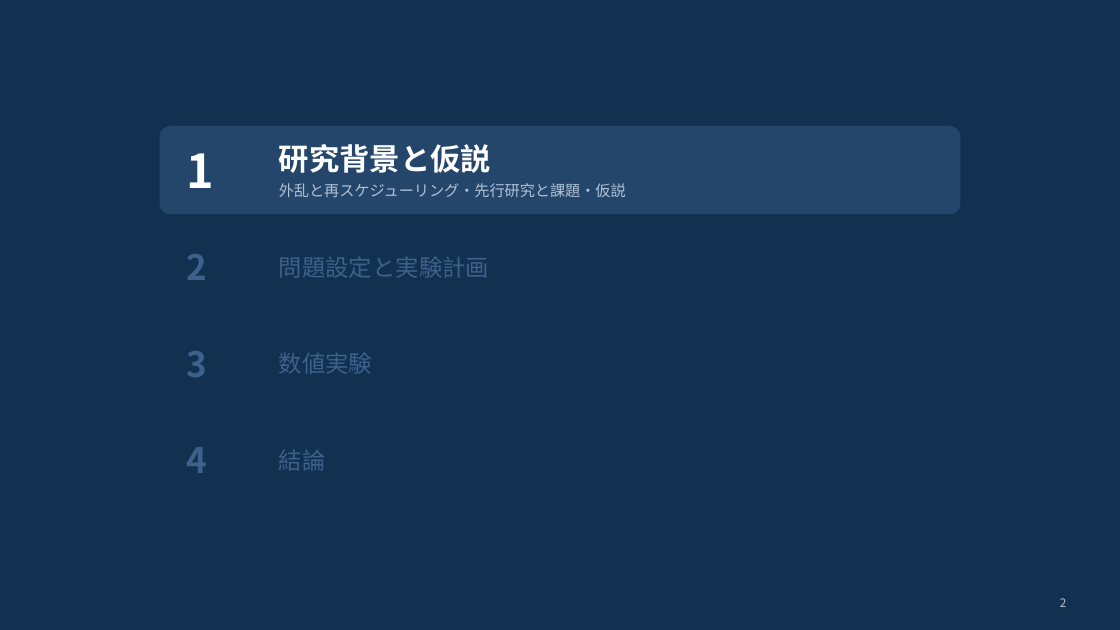
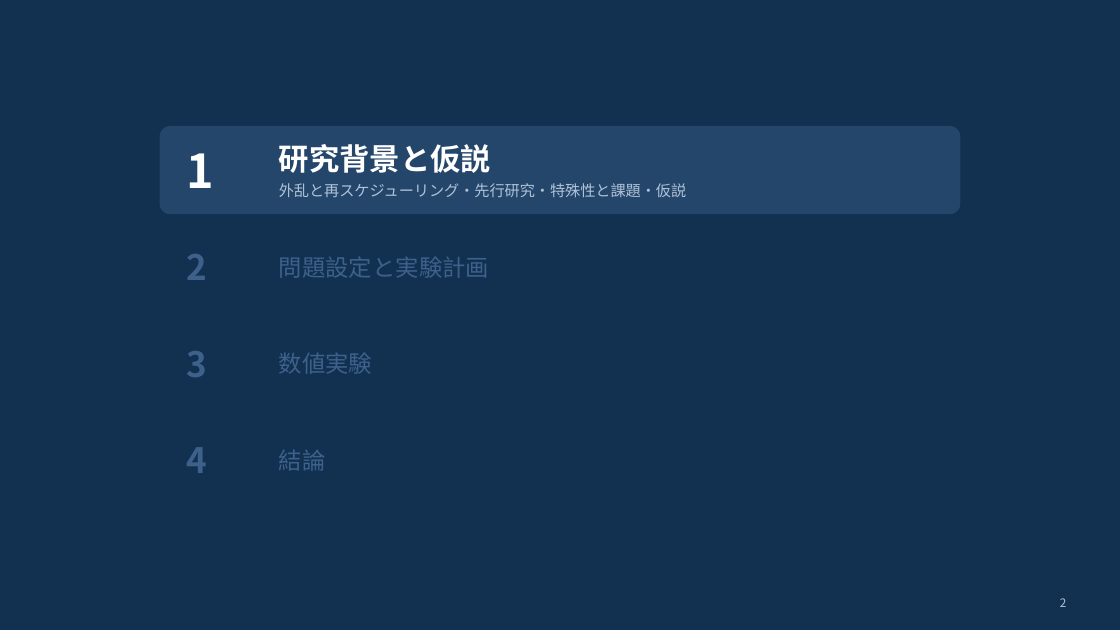
Before and after one commit to kitotakumi/stability_scheduling, a slide deck: slide 2 of doc/presentation_materials/JIMA2026fall_発表.pptx. Drawn at 1120x630 pixels with LibreOffice and Linux fonts; fonts in the diff are those of the drawing. Boxes give left, top, right and bottom in pixels: in the first picture for what was removed or moved away, otherwise in the second. Text is boxed around its words. In the diff, an @@ line names an element or a change of style, - is before the commit and + after.

```diff
--- a/doc/presentation_materials/JIMA2026fall_発表.pptx
+++ b/doc/presentation_materials/JIMA2026fall_発表.pptx
@@ text at bbox=[279, 183, 686, 197]: text changed @@
-外乱と再スケジューリング・先行研究と課題・仮説
+外乱と再スケジューリング・先行研究・特殊性と課題・仮説
```
Also in this commit, not shown: 3 other slides changed, 2 other files.
